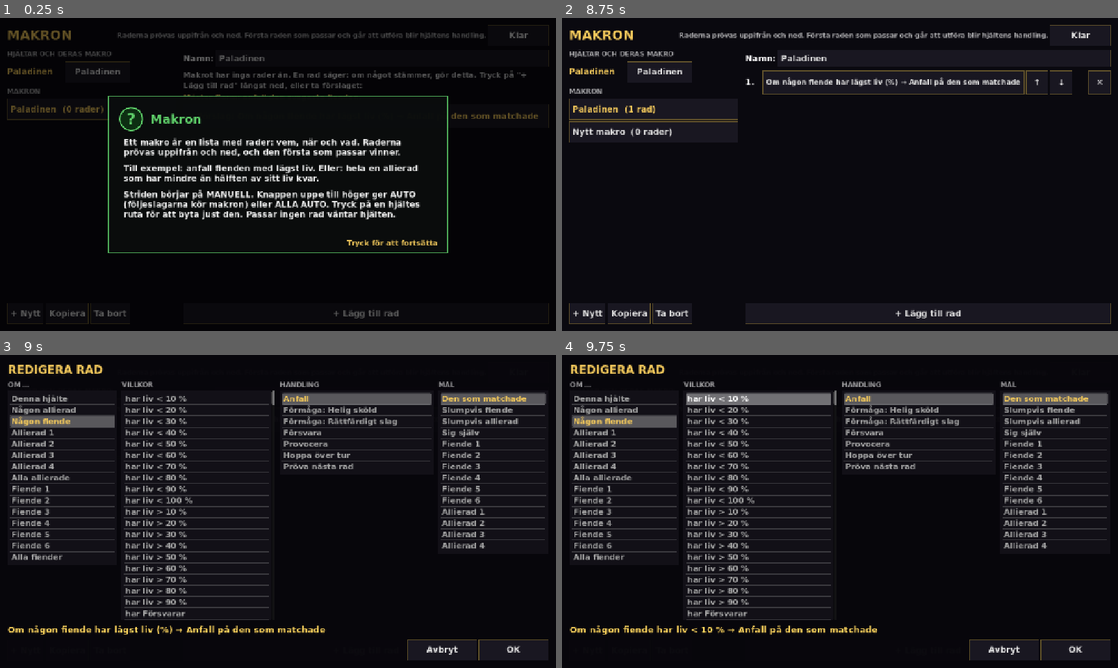
Above: before the commit, frames 1-4 (two rows, left to right).
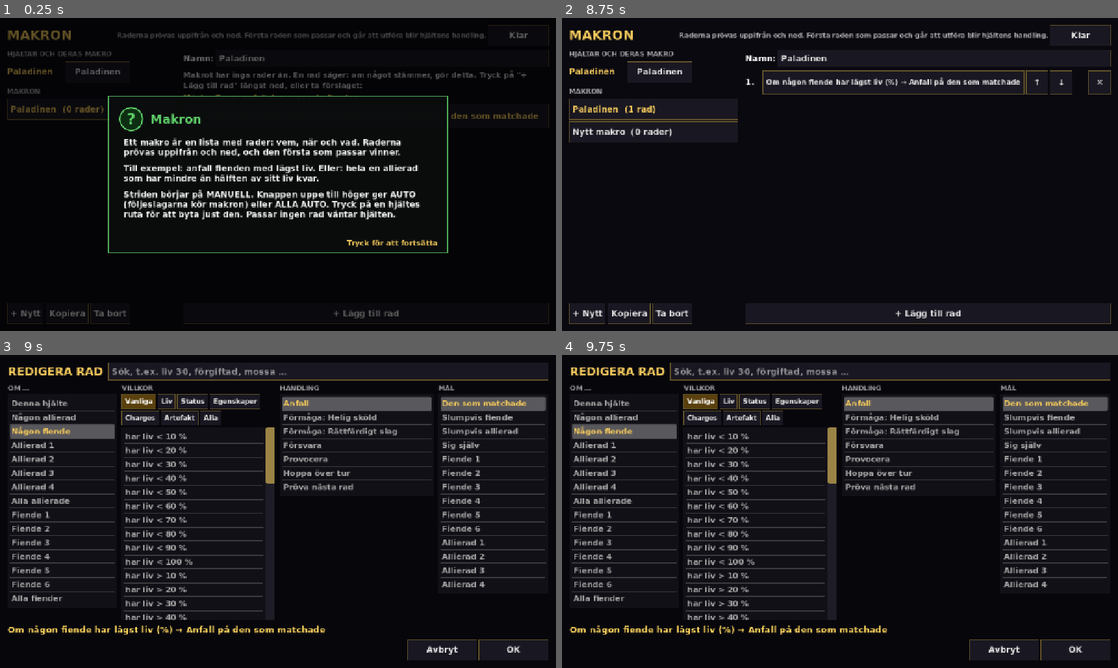
Above: after the commit, the same moments.

Repository: broklyn777/de-edsvurna
Game: Godot game, scene res://scenes/macros.tscn
Same seed, same stepped clock (60 frames per second), same inputs: the game is played once before the commit and once after it. This scene is started directly instead of the project's main scene.
Inputs (mouse positions are in pixels of both pictures, inside the frame that each line leads up to):
- Up to frame 1 (0.25 s): no input
- Up to frame 2 (8.75 s): click "Klar" at 0.5 s; click "Paladinen" at 1.25 s; click "– inget –" at 2 s; click "Paladinen (0 rader)" at 2.75 s; click "+ Nytt" at 3.5 s; click "Nytt makro (0 rader)" at 4.25 s; click "Kopiera" at 5 s; click "Nytt makro (kopia) (0 rader)" at 5.75 s; click "Ta bort" at 6.5 s; click "+ Förslag: Om någon fiende ha…" at 7.25 s; click "Paladinen (1 rad)" at 8 s
- Up to frame 3 (9 s): click "Om någon fiende har lägst liv…" at 8.75 s
- Up to frame 4 (9.75 s): click (701, 401) at 9.5 s, where only the run after the commit has a clickable "Vanliga"

Frames 1-2 are identical in both runs. In frame 3, 19% of the frame differs, in the area x 1-99%, y 2-85%; in frame 4, 20%, in the area x 1-99%, y 2-90%.

Commit message:
Macro line editor: search field filters all columns, condition groups (common without the hundreds of traits), taller rows and a wide scrollbar; numeric conditions from saved lines are selected again
Co-Authored-By: Claude Opus 5.5 <noreply@anthropic.com>

Diff:
--- a/scripts/screens/macro_screen.gd
+++ b/scripts/screens/macro_screen.gd
@@ -29,6 +29,13 @@
 var _lists := {}
 var _options := {}
 var _preview: Label
+## 0.30.24: sökfältet och villkorens grupper i radeditorn (VD: listan var för lång att rulla i).
+var _search: LineEdit
+var _group := "common"
+var _group_buttons := {}
+var _shown := {}  # kolumn → index i _options som syns
+const COND_GROUPS := [["common", "Vanliga"], ["hp", "Liv"], ["status", "Status"], ["trait", "Egenskaper"],
+		["charges", "Charges"], ["artifact", "Artefakt"], ["all", "Alla"]]
 
 
 func _ready() -> void:
@@ -52,6 +59,11 @@
 	_refresh_all()
 	if "--edit-line" in OS.get_cmdline_user_args():  # utvecklarflagga för skärmdumpar
 		_open_editor(0)
+	for arg in OS.get_cmdline_user_args():
+		if arg.begins_with("--macro-search="):  # 0.30.24: sökningen ifylld (skärmdumpar)
+			_open_editor(0)
+			_search.text = arg.get_slice("=", 1)
+			_apply_filter()
 
 
 func _done() -> void:
@@ -159,7 +171,7 @@
 
 func _build_editor() -> Control:
 	var shade := ColorRect.new()
-	shade.color = Color(0.03, 0.025, 0.045, 0.98)
+	shade.color = Color(0.03, 0.025, 0.045, 1.0)
 	shade.set_anchors_preset(Control.PRESET_FULL_RECT)
 	shade.mouse_filter = Control.MOUSE_FILTER_STOP
 	var margin := MarginContainer.new()
@@ -174,7 +186,17 @@
 	title.text = "REDIGERA RAD"
 	title.add_theme_font_size_override("font_size", 26)
 	title.add_theme_color_override("font_color", UiStyle.GOLD)
-	col.add_child(title)
+	var top := HBoxContainer.new()
+	top.add_theme_constant_override("separation", 12)
+	col.add_child(top)
+	top.add_child(title)
+	_search = LineEdit.new()
+	_search.placeholder_text = "Sök, t.ex. liv 30, förgiftad, mossa …"
+	_search.size_flags_horizontal = Control.SIZE_EXPAND_FILL
+	_search.clear_button_enabled = true
+	_search.add_theme_font_size_override("font_size", 20)
+	_search.text_changed.connect(func(_t: String) -> void: _apply_filter())
+	top.add_child(_search)
 	var cols := HBoxContainer.new()
 	cols.size_flags_vertical = Control.SIZE_EXPAND_FILL
 	cols.add_theme_constant_override("separation", 10)
@@ -185,12 +207,27 @@
 		box.size_flags_stretch_ratio = 1.4 if key == "cond" or key == "action" else 1.0
 		cols.add_child(box)
 		box.add_child(_header({"subject": "OM …", "cond": "VILLKOR", "action": "HANDLING", "target": "MÅL"}[key]))
+		if key == "cond":
+			var groups := HFlowContainer.new()
+			groups.add_theme_constant_override("h_separation", 4)
+			groups.add_theme_constant_override("v_separation", 4)
+			box.add_child(groups)
+			for g in COND_GROUPS:
+				var b := Button.new()
+				b.text = g[1]
+				b.toggle_mode = true
+				b.add_theme_font_size_override("font_size", 15)
+				b.pressed.connect(_set_group.bind(g[0]))
+				groups.add_child(b)
+				_group_buttons[g[0]] = b
 		# Listan växer på höjden inuti en ScrollContainer, så att den går att dra med fingret.
 		var scroll := ScrollContainer.new()
 		scroll.size_flags_vertical = Control.SIZE_EXPAND_FILL
 		scroll.horizontal_scroll_mode = ScrollContainer.SCROLL_MODE_DISABLED
+		scroll.scroll_deadzone = 8  # ett drag rullar, ett tryck väljer
 		box.add_child(scroll)
 		var list := ItemList.new()
+		list.add_theme_constant_override("v_separation", 10)  # högre rader, lättare att träffa
 		list.auto_height = true
 		list.size_flags_horizontal = Control.SIZE_EXPAND_FILL
 		list.add_theme_font_size_override("font_size", 18)
@@ -424,18 +461,82 @@
 	for t in MacroRunner.TARGETS:
 		targets.append({"label": _cap(MacroRunner.target_name(t)), "target": t})
 	_options = {"subject": subjects, "cond": conds, "action": actions, "target": targets}
+	_search.text = ""
+	var sel: Dictionary = {}
+	for o in conds:
+		if _matches_option("cond", o):
+			sel = o
+	_group = "common" if sel.is_empty() or _cond_group(sel.cond) in ["common", "hp"] else _cond_group(sel.cond)
+	_apply_filter()
+	_update_preview()
+
+
+## Villkorets grupp (knapparna ovanför kolumnen). "common" är allt utom de långa listorna med egenskaper och statusar.
+static func _cond_group(cond: String) -> String:
+	if cond in ["hp_below", "hp_above", "lowest_hp"]:
+		return "hp"
+	if cond in ["has_status", "lacks_status"]:
+		return "status"
+	if cond in ["has_trait", "lacks_trait"]:
+		return "trait"
+	if cond == "has_charges":
+		return "charges"
+	if cond in ["has_artifact", "lacks_artifact"]:
+		return "artifact"
+	return "common"
+
+
+func _set_group(group: String) -> void:
+	_group = group
+	_apply_filter()
+
+
+## Sökordet för jämförelser: små bokstäver, utan tecken som %, < och >.
+static func _norm(text: String) -> String:
+	var out := text.to_lower()
+	for ch in ["%", "<", ">", "(", ")", ":", "→", ",", "."]:
+		out = out.replace(ch, " ")
+	return out
+
+
+## Visar det som passar sökningen (alla ord måste finnas) och, i villkorskolumnen, gruppen. Det valda syns alltid.
+## Med en sökning visas villkor ur alla grupper.
+func _apply_filter() -> void:
+	var words := _norm(_search.text).split(" ", false)
+	for g in _group_buttons:
+		(_group_buttons[g] as Button).set_pressed_no_signal(g == _group and words.is_empty())
 	for key in _options:
 		var list: ItemList = _lists[key]
 		list.clear()
-		var selected := -1
+		_shown[key] = []
 		for i in _options[key].size():
 			var o: Dictionary = _options[key][i]
-			list.add_item(o.label)
-			if _matches_option(key, o):
-				selected = i
-		if selected >= 0:
-			list.select(selected)
-	_update_preview()
+			var chosen := _matches_option(key, o)
+			var ok := true
+			if not words.is_empty():
+				var label := _norm(o.label)
+				for w in words:
+					if not label.contains(w):
+						ok = false
+						break
+				# En sökning som inte gäller den här kolumnen (t.ex. "förgiftad" för Handling) lämnar den orörd.
+				if not ok and not _options[key].any(func(x: Dictionary) -> bool: return _all_words(_norm(x.label), words)):
+					ok = true
+			elif key == "cond" and _group != "all":
+				var g := _cond_group(o.cond)
+				ok = g == _group or (_group == "common" and g == "hp")
+			if ok or chosen:
+				_shown[key].append(i)
+				list.add_item(o.label)
+				if chosen:
+					list.select(list.item_count - 1)
+
+
+static func _all_words(label: String, words: PackedStringArray) -> bool:
+	for w in words:
+		if not label.contains(w):
+			return false
+	return true
 
 
 func _values_for(cond: String) -> Array:
@@ -479,14 +580,17 @@
 		"subject":
 			return o.subject == _edit_line.subject
 		"cond":
-			return o.cond == _edit_line.cond and str(o.value) == str(_edit_line.get("value", 0))
+			var v: Variant = _edit_line.get("value", 0)
+			if (typeof(v) == TYPE_FLOAT or typeof(v) == TYPE_INT) and (typeof(o.value) == TYPE_FLOAT or typeof(o.value) == TYPE_INT):
+				return o.cond == _edit_line.cond and is_equal_approx(float(o.value), float(v))  # JSON ger 0.0, listan 0
+			return o.cond == _edit_line.cond and str(o.value) == str(v)
 		"action":
 			return o.action == _edit_line.action and o.ability == _edit_line.get("ability", "")
 	return o.target == _edit_line.get("target", "that")
 
 
 func _on_pick(index: int, key: String) -> void:
-	var o: Dictionary = _options[key][index]
+	var o: Dictionary = _options[key][_shown[key][index]]
 	match key:
 		"subject":
 			_edit_line.subject = o.subject
@@ -563,4 +667,20 @@
 	t.set_stylebox("panel", "ItemList", panel)
 	t.set_stylebox("normal", "LineEdit", normal)
 	t.set_color("font_selected_color", "ItemList", UiStyle.GOLD)
+	# 0.30.24: en bred rullningslist som går att dra med tummen.
+	var track := StyleBoxFlat.new()
+	track.bg_color = Color(0.12, 0.11, 0.15)
+	track.content_margin_left = 11
+	track.content_margin_right = 11
+	var grab := StyleBoxFlat.new()
+	grab.bg_color = Color(UiStyle.TRAIT_GOLD, 0.55)
+	grab.set_corner_radius_all(6)
+	grab.content_margin_left = 11
+	grab.content_margin_right = 11
+	var grab_hi := grab.duplicate()
+	grab_hi.bg_color = Color(UiStyle.GOLD, 0.85)
+	t.set_stylebox("scroll", "VScrollBar", track)
+	t.set_stylebox("grabber", "VScrollBar", grab)
+	t.set_stylebox("grabber_highlight", "VScrollBar", grab_hi)
+	t.set_stylebox("grabber_pressed", "VScrollBar", grab_hi)
 	return t
Not shown, changed: CLAUDE.md
